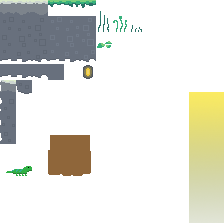
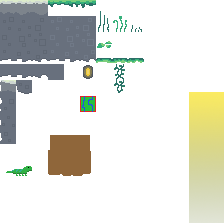
Two versions of the same layered image (224×224). Layer-by-layer changes:
added layer "Layer 13 copy 2" above "Layer 13" over [114, 80, 125, 93]
added layer "Layer 13" above "Layer 12" over [114, 64, 125, 80]
added layer "Layer 12" above "Layer 11" over [80, 58, 144, 112]
